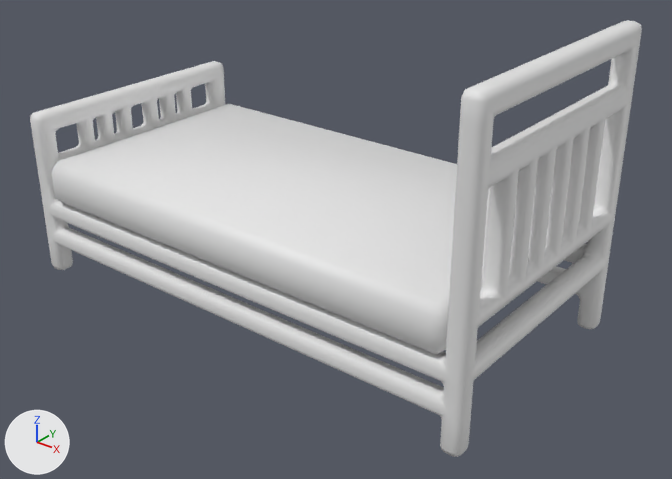
Renders of the FBX model Assets/Arts/Modeling/Assets/Cama.fbx from each side of a commit.
One viewpoint serves both versions: a camera (50 mm lens) standing at (2.32, -2.72, 1.56) and looking at (0.17, -0.04, -0.1). The lights are fixed; the arrows at lower left show +X, +Y and +Z. Where no turn or scale is listed for an object, it has been applied to the vertices.

In view in the first picture: 'Colchao', 'Estrutura'.
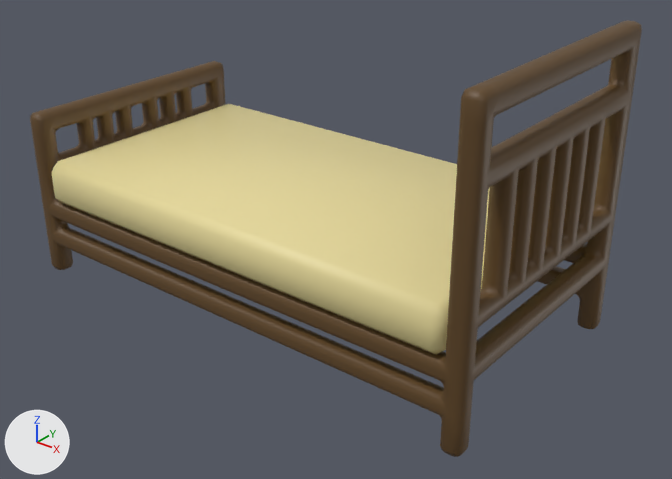
Where the newer file only moved an object's origin or applied its transform, the numbers keep the older frame.

Boxes (x1, y1, x2, y2) around the edits, measured in the pictures (672 x 479 px):
'Estrutura', recoloured (grey to brown)
    both: (30, 20, 642, 457)
'Colchao', recoloured (white to beige)
    both: (51, 104, 490, 355)

The change, as a diff of the scene's bpy script:
```diff
--- a/Assets/Arts/Modeling/Assets/Cama.fbx.py
+++ b/Assets/Arts/Modeling/Assets/Cama.fbx.py
@@ mat_material_023 @@
+mat_material_023 = principled_material('Material.023')
+mat_material_023.base_color = (0.8, 0.697, 0.327)  # beige #e7d99b
@@ mat_madeira_clara @@
+mat_madeira_clara = principled_material('Madeira Clara')
+mat_madeira_clara.base_color = (0.116, 0.0604, 0.0171)  # brown #604623
@@ me_cube_030 @@
 me_cube_030.from_pydata(...)  # 1872 vertices, 1910 faces; spans x -1.11..1.11, y -0.56..0.56, z -0.44..0.81
+me_cube_030.materials.append(mat_madeira_clara)  # brown #604623
@@ me_cube_031 @@
 me_cube_031.from_pydata(...)  # 24 vertices, 26 faces; spans x -1.02..1.02, y -0.56..0.56, z -0.1..0.1
+me_cube_031.materials.append(mat_material_023)  # beige #e7d99b
```
